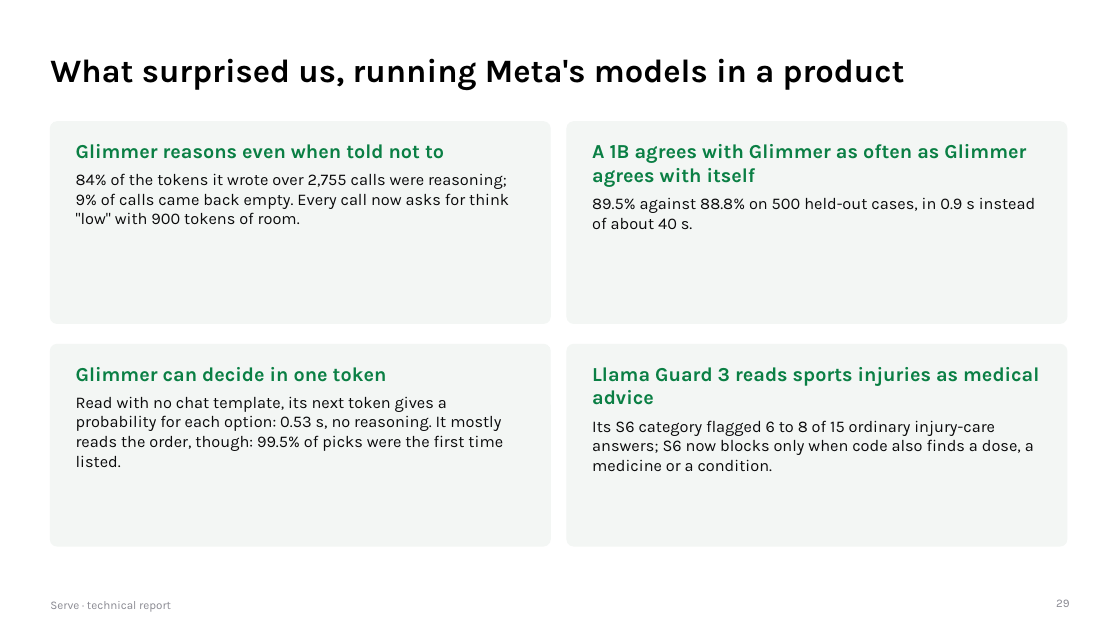
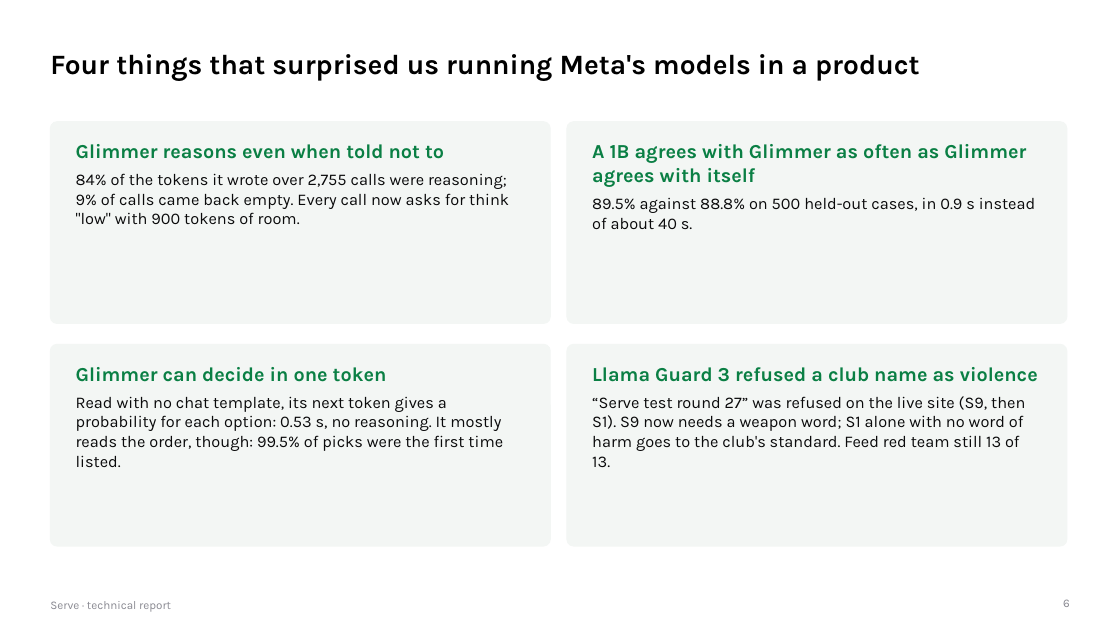
Before and after one commit to gino6178/serve-meta-hackathon, a slide deck: slide 6 of submission/pdf/serve_technical_report.pptx (slide 29 before the commit). Drawn at 1120x630 pixels with LibreOffice and Linux fonts; fonts in the diff are those of the drawing. Boxes give left, top, right and bottom in pixels: in the first picture for what was removed or moved away, otherwise in the second. Text is boxed around its words. In the diff, an @@ line names an element or a change of style, - is before the commit and + after.

```diff
--- a/submission/pdf/serve_technical_report.pptx
+++ b/submission/pdf/serve_technical_report.pptx
@@ title at [50,54,919,81]: text changed; size 28 to 24 pt @@
-What surprised us, running Meta's models in a product
+Four things that surprised us running Meta's models in a product
@@ text at [592,367,1038,467]: text changed @@
-Llama Guard 3 reads sports injuries as medical advice
-Its S6 category flagged 6 to 8 of 15 ordinary injury-care answers; S6 now blocks only when code also finds a dose, a medicine or a condition.
+Llama Guard 3 refused a club name as violence
+“Serve test round 27” was refused on the live site (S9, then S1). S9 now needs a weapon word; S1 alone with no word of harm goes to the club's standard. Feed red team still 13 of 13.
@@ page number at [1063,599,1070,607]: text changed @@
-29
+6
```
Also in this commit, not shown: 36 other slides changed, 7 slides added, 3 slides removed, 4 other files.
